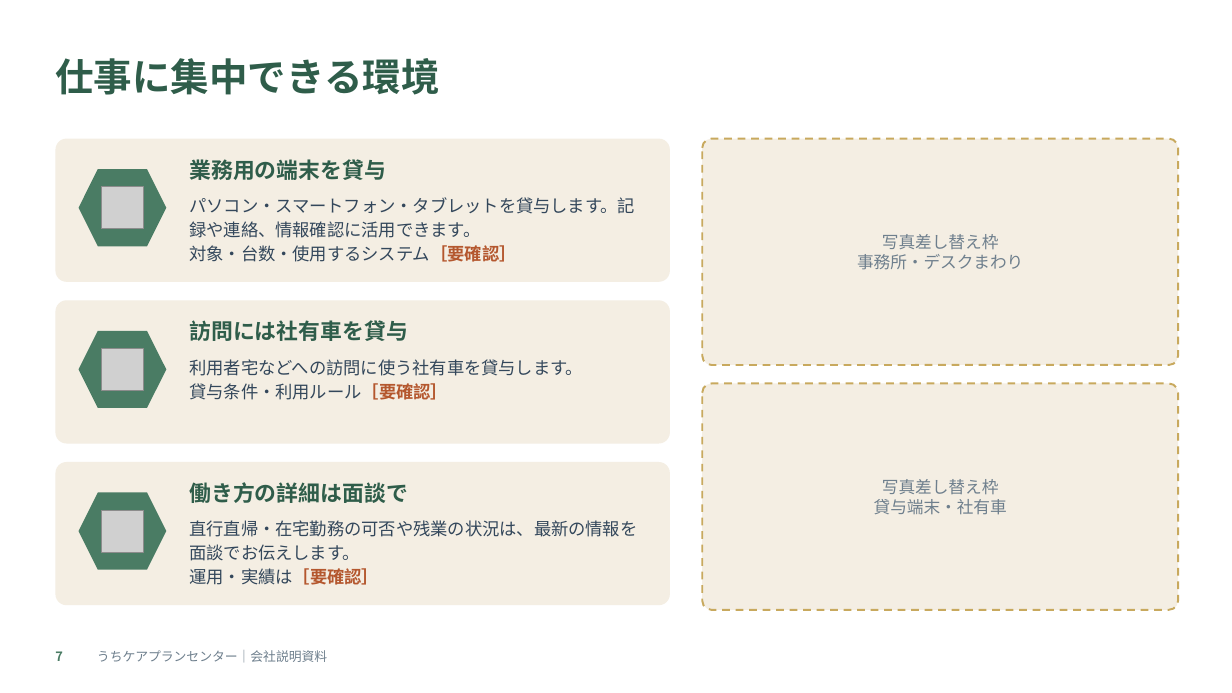
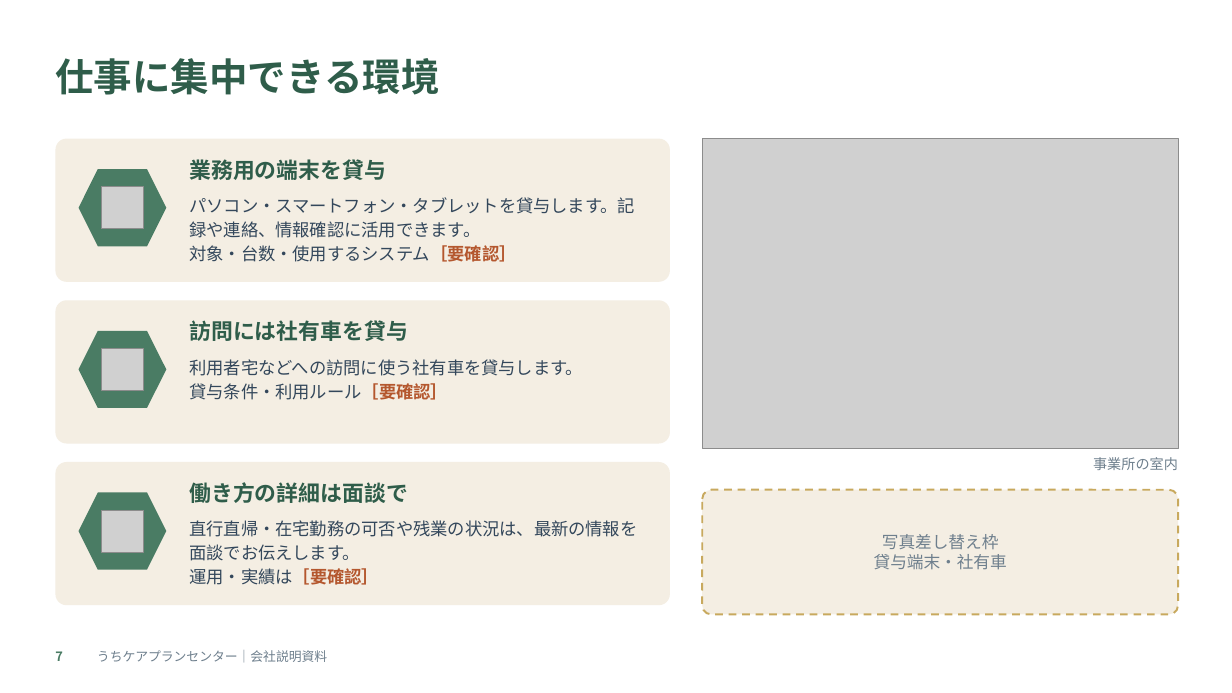
Before and after one commit to enomotokangocom-arch/UCHICARE, a slide deck: slide 7 of docs/recruiting/uchi-careplan-center_recruit-deck.pptx. Drawn at 1232x693 pixels with LibreOffice and Linux fonts; fonts in the diff are those of the drawing; grey boxes stand for pictures; background and template pictures are left out. Boxes give left, top, right and bottom in pixels: in the first picture for what was removed or moved away, otherwise in the second. Text is boxed around its words. In the diff, an @@ line names an element or a change of style, - is before the commit and + after.

```diff
--- a/docs/recruiting/uchi-careplan-center_recruit-deck.pptx
+++ b/docs/recruiting/uchi-careplan-center_recruit-deck.pptx
@@ rounded rectangle removed at <box>702,139,1178,365</box> @@
@@ picture added at <box>702,139,1178,448</box> @@
@@ text "事業所の室内" at <box>1093,457,1178,470</box>: vertical alignment middle to top @@
@@ text at <box>1093,457,1178,470</box>: text changed; size 13 to 11 pt @@
-写真差し替え枠
-事務所・デスクまわり
+事業所の室内
@@ text "写真差し替え枠": place and size @@
-text "写真差し替え枠" at <box>874,479,1007,515</box>
+text "写真差し替え枠" at <box>874,534,1007,570</box>
@@ rounded rectangle: place and size @@
-rounded rectangle at <box>702,384,1178,610</box>
+rounded rectangle at <box>702,490,1178,615</box>
@@ rounded rectangle at <box>702,490,1178,615</box>: proportions changed @@
```
Also in this commit, not shown: 2 other slides changed, 2 other files.
